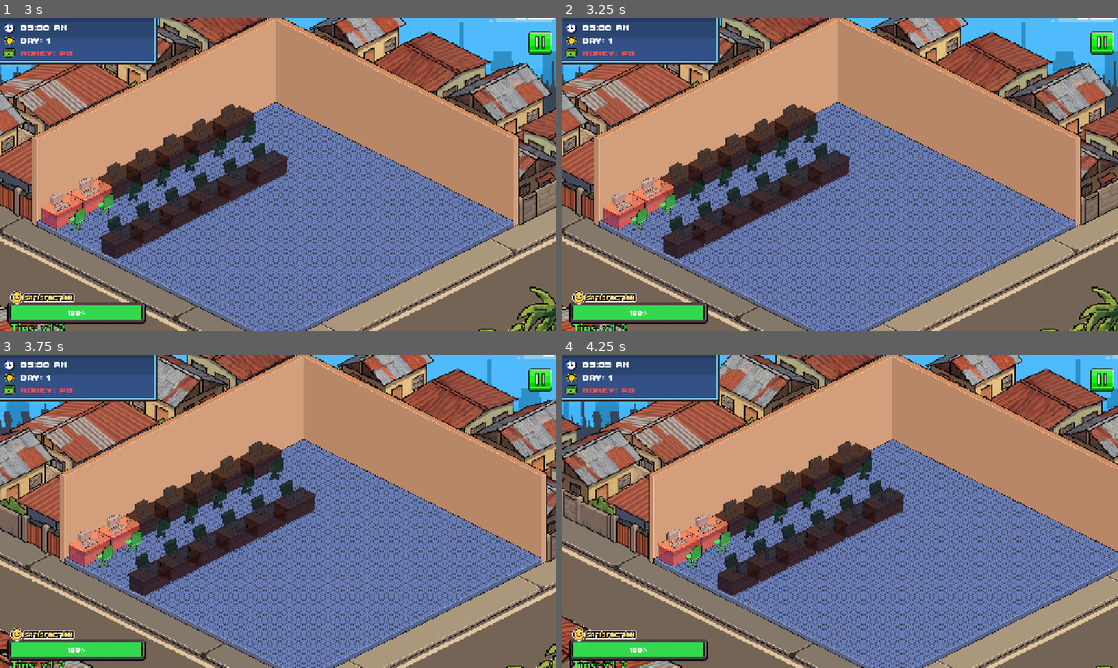
Above: before the commit, frames 1-4 (two rows, left to right).
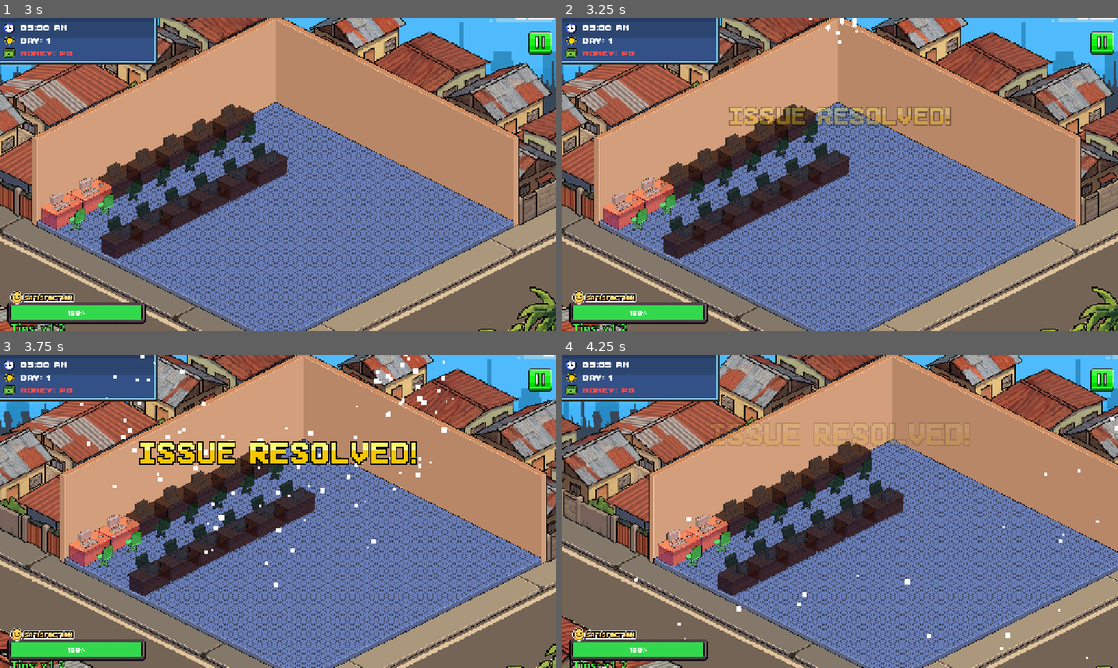
Above: after the commit, the same moments.

Repository: vinnyy-ph/gvd-project-overclocked
Game: Godot game, scene res://ui/success_screen/success_screen.tscn
Two runs of this game, one before a commit and one after it. Both use one fixed random seed, a clock stepped at 60 frames per second and the inputs below. This scene is started directly instead of the project's main scene. Sound files missing from this copy of the repository are replaced by a short silence.
Inputs (mouse positions are in pixels of both pictures, inside the frame that each line leads up to):
- Up to frame 1 (3 s): tap Enter at 0.5 s; move the mouse to (400, 158) at 0.52 s; hold Right (ui_right) 0.53-1.25 s; click (400, 158) at 0.67 s; click (539, 43) at 1.25 s; click (272, 155) at 2 s; click (278, 243) at 2.75 s
- Up to frame 2 (3.25 s): no input
- Up to frame 3 (3.75 s): drag from (166, 527) to (250, 574) at 3.52 s
- Up to frame 4 (4.25 s): no input

Frame 1 is identical in both runs. In frame 2, 1.8% of the frame differs, in the area x 30-70%, y 0-35%; in frame 3, 3.5%, in the area x 14-82%, y 0-75%; in frame 4, 0.8%.

Commit message:
Add minigame result feedback and hooks
Show visual/audio feedback when a minigame finishes. Added two subtle sfx keys (success_subtle, fail_subtle) to AudioManager and added minigame_just_finished/minigame_result flags to GameManager. shop_floor_scrollable.gd now initializes confetti, a mini-game indicator and a failure overlay, handles GameManager minigame results on scene _ready, and animates/tweens the indicator and overlay while playing appropriate sfx. The shop floor scene (.tscn) was updated to reference the new indicator texture and includes ConfettiParticles and FailureOverlay nodes (and moved the indicator into the CanvasLayer/HUD). success_screen.gd now sets the GameManager flags before changing back to the shop floor so the feedback can be shown.

Diff:
--- a/core/autoloads/audio_manager/audio_manager.gd
+++ b/core/autoloads/audio_manager/audio_manager.gd
@@ -13,6 +13,8 @@
 	"alert": preload("res://assets/audio/sfx/issue_spawned.wav"),
 	"success": preload("res://assets/audio/sfx/issue_complete.ogg"),
 	"fail": preload("res://assets/audio/sfx/issue_failed.ogg"),
+	"success_subtle": preload("res://assets/audio/sfx/success.wav"),
+	"fail_subtle": preload("res://assets/audio/sfx/fail.wav"),
 	"coin": preload("res://assets/audio/sfx/coin.wav"),
 	"day_start": preload("res://assets/audio/sfx/day_start.ogg"),
 	"spawn": preload("res://assets/audio/sfx/button_click.wav"),
--- a/core/autoloads/game_manager/game_manager.gd
+++ b/core/autoloads/game_manager/game_manager.gd
@@ -111,6 +111,8 @@
 var previous_scene: String = ""
 var last_money_change: int = 0
 var last_satisfaction_change: int = 0
+var minigame_just_finished: bool = false
+var minigame_result: bool = false # true = success, false = fail
 var in_tutorial: bool = false
 var time_left: int = 60
 var active_issues: Array = ["", "", "", "", "", "", "", "", "", "", "", "", ""]
--- a/core/shop_floor/shop_floor_scrollable.gd
+++ b/core/shop_floor/shop_floor_scrollable.gd
@@ -33,6 +33,13 @@
 
 @onready var customer_container = $World/Background/CustomerContainer
 @onready var waiting_area = $World/Background/CustomerWaiting
+
+@onready var confetti_particles = $CanvasLayer/ConfettiParticles
+@onready var failure_overlay = $CanvasLayer/FailureOverlay
+@onready var minigame_indicator = $CanvasLayer/HUD/MiniGameIndicator
+
+const RESOLVE_TEX = preload("res://assets/images/ui/minigameindicator/issueresolve.png")
+const FAIL_TEX = preload("res://assets/images/ui/minigameindicator/isseufail.png")
 
 var selected_customer: Customer = null
 signal customer_selected(customer)
@@ -122,6 +129,109 @@
 	# Initialize spawn timer with dynamic interval
 	$SpawnTimer.wait_time = GameManager.get_spawn_interval()
 	$SpawnTimer.start()
+
+	_setup_confetti()
+	_handle_minigame_result()
+
+func _setup_confetti():
+	if not confetti_particles: return
+	confetti_particles.emitting = false
+	confetti_particles.one_shot = true
+	confetti_particles.amount = 100
+	confetti_particles.explosiveness = 0.8
+	confetti_particles.position = Vector2(640, -50) # Top center
+	confetti_particles.direction = Vector2(0, 1)
+	confetti_particles.spread = 90
+	confetti_particles.gravity = Vector2(0, 400)
+	confetti_particles.initial_velocity_min = 400
+	confetti_particles.initial_velocity_max = 800
+	confetti_particles.scale_amount_min = 4
+	confetti_particles.scale_amount_max = 12
+
+	# Color variations
+	var colors = [Color.RED, Color.GREEN, Color.BLUE, Color.YELLOW, Color.MAGENTA, Color.CYAN]
+	var gradient = Gradient.new()
+	# Gradient doesn't have initial_ramp directly on CPUParticles2D via properties like this,
+	# usually it's a Curve or ColorRamp resource.
+	# But I can set color to a random one in code or just use color_initial_ramp if it exists.
+	# Actually, for CPUParticles2D it's 'color' or 'color_ramp' (resource).
+	# I'll just use a random color for now or set it to white and use color_ramp if I can create one.
+	# Simpler: just set a few properties and let it be.
+	confetti_particles.color = Color.WHITE
+	confetti_particles.hue_variation_min = -1.0
+	confetti_particles.hue_variation_max = 1.0
+
+func _handle_minigame_result():
+	if not GameManager.minigame_just_finished:
+		return
+
+	GameManager.minigame_just_finished = false
+
+	# Delay slightly for the scene transition to settle
+	await get_tree().create_timer(0.3).timeout
+
+	if GameManager.minigame_result:
+		_play_success_feedback()
+	else:
+		_play_fail_feedback()
+
+func _play_success_feedback():
+	minigame_indicator.texture = RESOLVE_TEX
+	_animate_indicator()
+	if confetti_particles:
+		confetti_particles.emitting = true
+		AudioManager.play_sfx("success_subtle")
+
+func _play_fail_feedback():
+	minigame_indicator.texture = FAIL_TEX
+	_animate_indicator()
+	_animate_failure_overlay()
+	AudioManager.play_sfx("fail_subtle")
+
+func _animate_indicator():
+	if not minigame_indicator: return
+
+	# Reset state
+	minigame_indicator.visible = true
+	minigame_indicator.modulate.a = 0
+	minigame_indicator.scale = Vector2.ZERO
+
+	# Update size and pivot to match texture, but keep it a reasonable size
+	if minigame_indicator.texture:
+		var tex_size = minigame_indicator.texture.get_size()
+		var target_width = 600.0
+		var ratio = tex_size.y / tex_size.x
+		minigame_indicator.size = Vector2(target_width, target_width * ratio)
+
+	minigame_indicator.pivot_offset = minigame_indicator.size / 2.0
+	# Center horizontally and set vertical position
+	minigame_indicator.position.x = 640 - (minigame_indicator.size.x / 2.0)
+	minigame_indicator.position.y = 200
+
+	var tween = create_tween()
+	tween.set_parallel(true)
+	tween.tween_property(minigame_indicator, "modulate:a", 1.0, 0.4)
+	tween.tween_property(minigame_indicator, "scale", Vector2.ONE, 0.5).set_trans(Tween.TRANS_BACK).set_ease(Tween.EASE_OUT)
+
+	# Shine effect (subtle scale pulse)
+	tween.set_parallel(false)
+	tween.tween_property(minigame_indicator, "scale", Vector2(1.1, 1.1), 0.1)
+	tween.tween_property(minigame_indicator, "scale", Vector2.ONE, 0.1)
+
+	tween.tween_interval(1.5)
+
+	tween.set_parallel(true)
+	tween.tween_property(minigame_indicator, "modulate:a", 0.0, 0.5)
+	tween.tween_property(minigame_indicator, "position:y", minigame_indicator.position.y - 50, 0.5)
+	tween.finished.connect(func(): minigame_indicator.visible = false)
+
+func _animate_failure_overlay():
+	if not failure_overlay: return
+	failure_overlay.modulate.a = 0
+	failure_overlay.visible = true
+	var tween = create_tween()
+	tween.tween_property(failure_overlay, "modulate:a", 1.0, 0.1)
+	tween.tween_property(failure_overlay, "modulate:a", 0.0, 0.8).set_delay(0.2)
 
 func _update_desk_texture(slot_idx: int):
 	var desk = seat_nodes[slot_idx]
--- a/core/shop_floor/shop_floor_scrollable.tscn
+++ b/core/shop_floor/shop_floor_scrollable.tscn
@@ -1,7 +1,7 @@
 [gd_scene format=3 uid="uid://6fse6yyfat1s"]
 
 [ext_resource type="Script" uid="uid://bkk6ks7wascwm" path="res://core/shop_floor/shop_floor_scrollable.gd" id="1_q7epe"]
-[ext_resource type="Texture2D" uid="uid://k7au0tijna5i" path="res://assets/images/ui/minigameindicator/issue resolved!.png" id="2_0n0nr"]
+[ext_resource type="Texture2D" uid="uid://c2cu3jxeiekdf" path="res://assets/images/ui/minigameindicator/issueresolve.png" id="2_0n0nr"]
 [ext_resource type="Texture2D" uid="uid://bqpj4a24d7vu0" path="res://assets/images/shop_floor_bg/1.png" id="2_kbbo8"]
 [ext_resource type="Texture2D" uid="uid://ddrbiww8xi3sa" path="res://assets/images/shop_floor/main.png" id="3_8jxs8"]
 [ext_resource type="Texture2D" uid="uid://gjcbhw4gcrqt" path="res://assets/images/issue.png" id="3_eyiyn"]
@@ -104,16 +104,6 @@
 grow_vertical = 2
 expand_mode = 1
 
-[node name="MiniGameIndicator" type="TextureRect" parent="World" unique_id=1204092171]
-visible = false
-z_index = 6
-offset_left = 1080.0
-offset_top = 187.0
-offset_right = 1935.0
-offset_bottom = 260.22644
-texture = ExtResource("2_0n0nr")
-expand_mode = 1
-
 [node name="Background" type="Node2D" parent="World" unique_id=142257243]
 z_index = 2
 position = Vector2(1532, 812)
@@ -784,6 +774,28 @@
 theme_override_font_sizes/font_size = 28
 text = "Tips: x1.0"
 
+[node name="MiniGameIndicator" type="TextureRect" parent="CanvasLayer/HUD" unique_id=1204092171]
+visible = false
+z_index = 6
+layout_mode = 0
+offset_left = 218.0
+offset_top = 187.0
+offset_right = 1073.0
+offset_bottom = 260.22644
+texture = ExtResource("2_0n0nr")
+expand_mode = 1
+
+[node name="ConfettiParticles" type="CPUParticles2D" parent="CanvasLayer" unique_id=810068981]
+
+[node name="FailureOverlay" type="ColorRect" parent="CanvasLayer" unique_id=660296144]
+anchors_preset = 15
+anchor_right = 1.0
+anchor_bottom = 1.0
+grow_horizontal = 2
+grow_vertical = 2
+mouse_filter = 2
+color = Color(1, 0, 0, 0)
+
 [node name="DayTimer" type="Timer" parent="." unique_id=1041295534]
 autostart = true
 
--- a/ui/success_screen/success_screen.gd
+++ b/ui/success_screen/success_screen.gd
@@ -94,4 +94,6 @@
 			GameManager.tutorial_minigame_done = true
 		get_tree().change_scene_to_file("res://core/shop_floor/shop_floor_scrollable_tutorial.tscn")
 	else:
+		GameManager.minigame_just_finished = true
+		GameManager.minigame_result = (GameManager.last_satisfaction_change >= 0)
 		get_tree().change_scene_to_file("res://core/shop_floor/shop_floor_scrollable.tscn")
